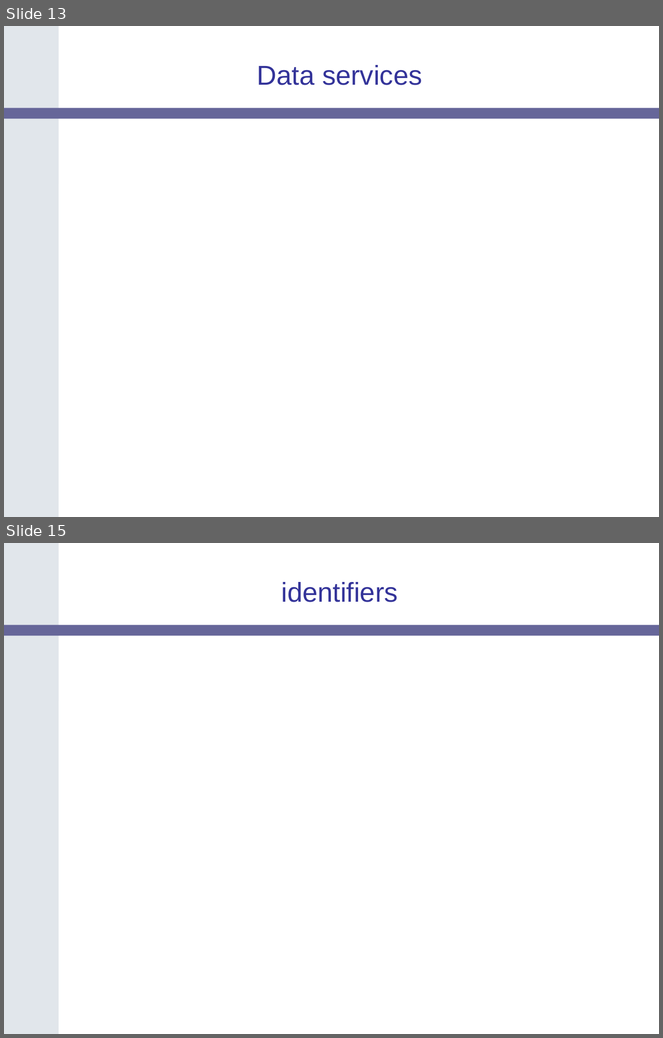
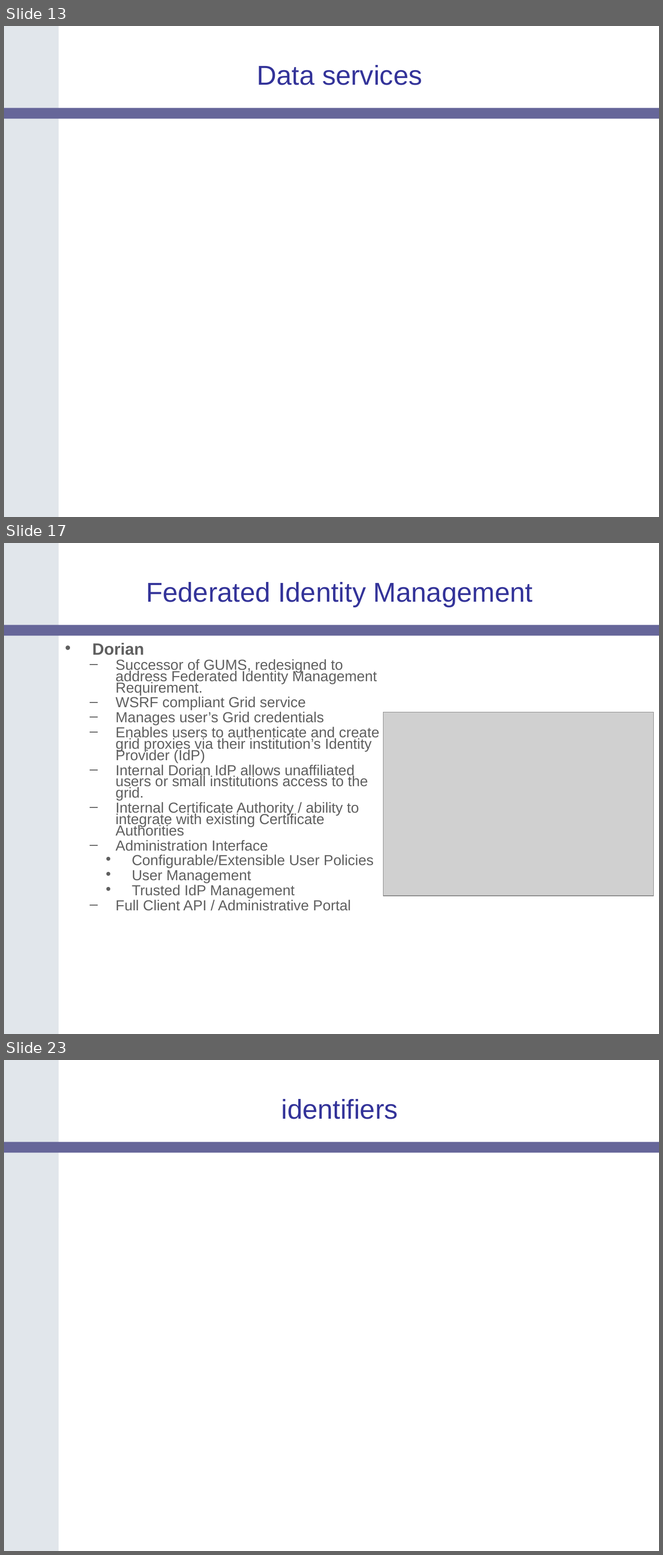
Before and after one commit to NCIP/cagrid-docs, a slide deck: presentations/200604_AnnualMeeting/caGrid-1.0-Architecture_caBIG-Annual-Meeting06.ppt. Shown one above the other, each under a label of ours: slides 13 and 15 before the commit, slides 13, 17 and 23 after it; the slides between them are not shown. The pictures are 663x1038 and 663x1555 pixels, drawn with LibreOffice and Linux fonts; fonts in the diff are those of the drawing; grey boxes stand for pictures; background and template pictures are left out. Boxes give left, top, right and bottom in pixels: in the first picture for what was removed or moved away, otherwise in the second. Text is boxed around its words. In the diff, an @@ line names an element or a change of style, - is before the commit and + after.

```diff
--- a/presentations/200604_AnnualMeeting/caGrid-1.0-Architecture_caBIG-Annual-Meeting06.ppt
+++ b/presentations/200604_AnnualMeeting/caGrid-1.0-Architecture_caBIG-Annual-Meeting06.ppt
@@ slide 17 added at <box>4,543,659,1034</box>, background #FFFFFF; not listed: 2 template elements that a slide beside it also shows @@
@@ title added at <box>146,582,533,607</box>, 30 pt, text #333399 @@
+Federated Identity Management
@@ text added at <box>92,643,379,911</box>, 16 pt, text #5F5F5F @@
+• Dorian
+  – Successor of GUMS, redesigned to address Federated Identity Management Requirement.
+  – WSRF compliant Grid service
+  – Manages user’s Grid credentials
+  – Enables users to authenticate and create grid proxies via their institution’s Identity Provider (IdP)
+  – Internal Dorian IdP allows unaffiliated users or small institutions access to the grid.
+  – Internal Certificate Authority / ability to integrate with existing Certificate Authorities
+  – Administration Interface
+    • Configurable/Extensible User Policies
+    • User Management
+    • Trusted IdP Management
+  – Full Client API / Administrative Portal
@@ picture added at <box>384,712,653,896</box> @@
@@ what was slide 15 is now slide 23 @@
```
Also in this commit, not shown: 1 slide changed, 8 other slides added, 1 slide removed.
